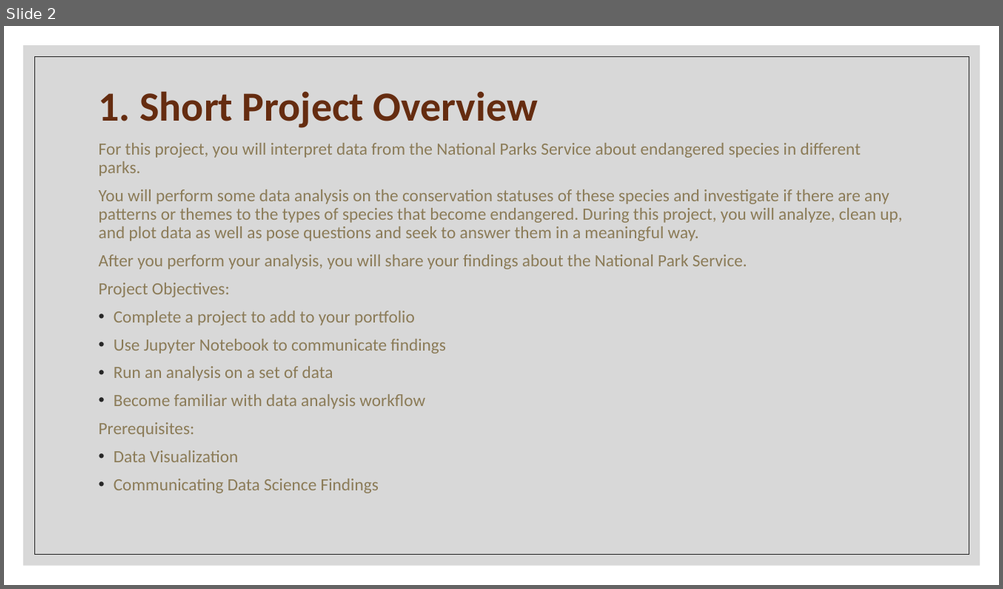
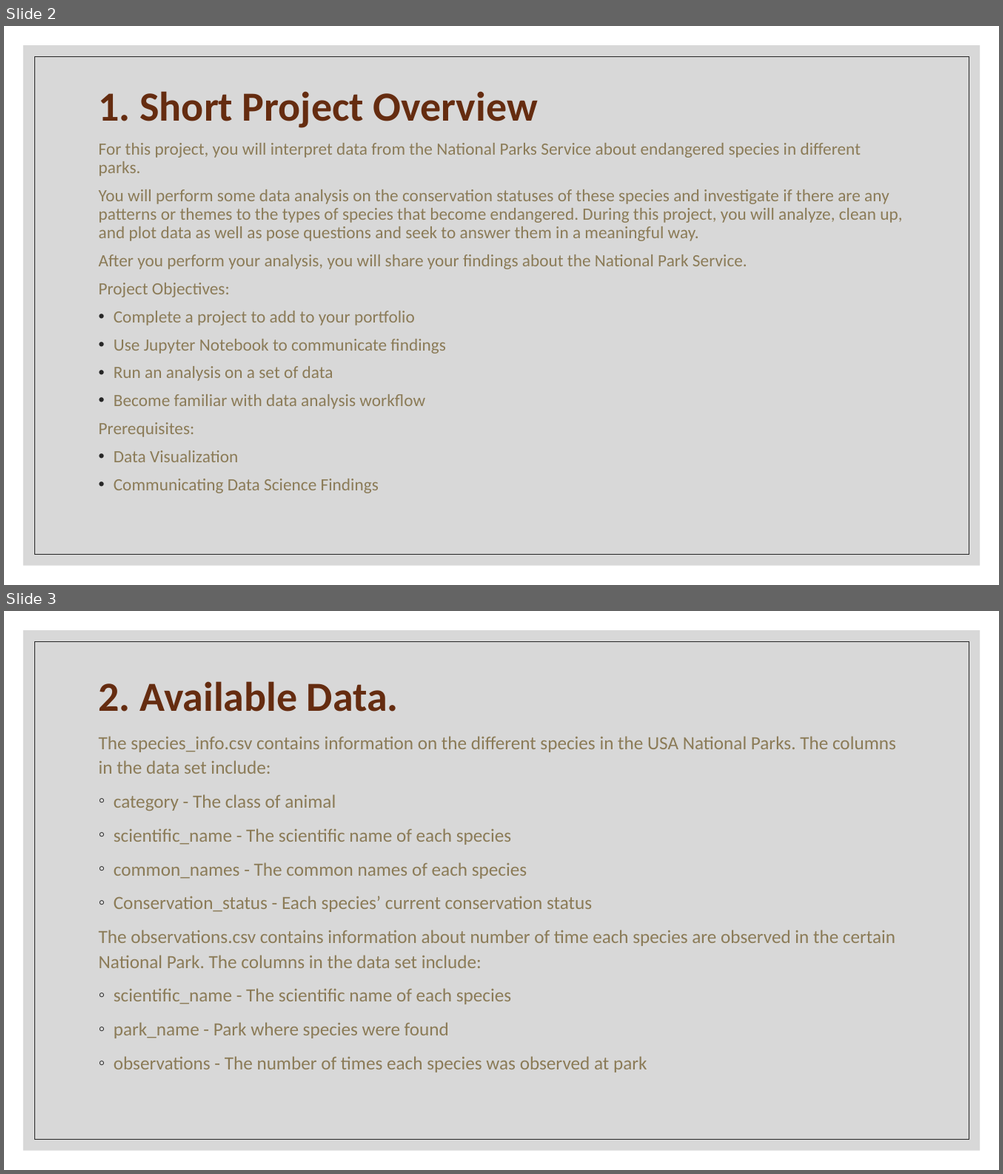
Before and after one commit to Kate-Pol/Biodiversity-in-National-Parks, a slide deck: Project Presentation.pptx. Shown one above the other, each under a label of ours: slide 2 before the commit, slides 2 and 3 after it. The pictures are 1003x589 and 1003x1174 pixels, drawn with LibreOffice and Linux fonts; fonts in the diff are those of the drawing. Boxes give left, top, right and bottom in pixels: in the first picture for what was removed or moved away, otherwise in the second. Text is boxed around its words. In the diff, an @@ line names an element or a change of style, - is before the commit and + after.

Commit message:
update presentation

```diff
--- a/Project Presentation.pptx
+++ b/Project Presentation.pptx
@@ slide 3 added at bbox=[4, 611, 999, 1170], background #FFFFFF; not listed: 2 template elements that a slide beside it also shows @@
@@ title added at bbox=[99, 681, 398, 712], 40 pt, text #662C10, bold @@
+2. Available Data.
@@ text added at bbox=[99, 736, 896, 1073], 18 pt, text #8B7B57 @@
+The species_info.csv contains information on the different species in the USA National Parks. The columns in the data set include:
+◦ category - The class of animal
+◦ scientific_name - The scientific name of each species
+◦ common_names - The common names of each species
+◦ Conservation_status - Each species’ current conservation status
+The observations.csv contains information about number of time each species are observed in the certain National Park. The columns in the data set include:
+◦ scientific_name - The scientific name of each species
+◦ park_name - Park where species were found
+◦ observations - The number of times each species was observed at park
```
Also in this commit, not shown: 4 other slides added, 1 other file.
